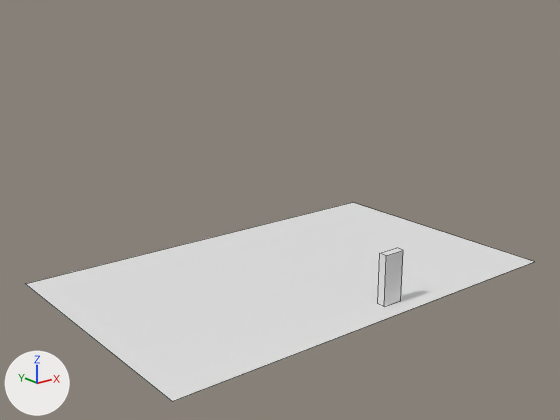
A saved change to the Blender file Blender/MagicalClassroom.blend.
Rendered twice from a 50 mm lens placed at (-16.9, -20.58, 10.72), pointed at (-0.61, -0.22, 2.58). The axes (+X, +Y, +Z) are drawn at lower left. The lights are the same throughout. Mesh edges are drawn as thin lines.

Script lines for the objects in view, before the commit:
```python
me_cube = bpy.data.meshes.new('Cube')
me_cube.from_pydata(...)  # a box spanning x -1.0..1.0, y -1.0..1.0, z 0.0..2.0
me_cube_003 = bpy.data.meshes.new('Cube.003')
me_cube_003.from_pydata(...)  # 44 vertices, 39 faces; spans x 0.0..2.23, y 0.1..5.29, z 1.0..8.73
me_cube_003.polygons.foreach_set('use_smooth', [True] * 39)
me_cube_003.materials.append(mat_wood)  # brown #743912
me_plane_016 = bpy.data.meshes.new('Plane.016')
me_plane_016.from_pydata([(-1.0, -1.0, 0.0), (1.0, -1.0, 0.0), (-1.0, 1.0, 0.0), (1.0, 1.0, 0.0)], [], [(0, 1, 3, 2)])
ob_floor = bpy.data.objects.new('Floor', me_plane_016)
ob_floor.location = (0.0, 0.0, 0.0)
ob_floor.scale = (8.0, 5.0, 1.0)
ob_human = bpy.data.objects.new('Human', me_cube)
ob_human.location = (0.92, -4.16, 0.0)
ob_human.scale = (0.4, 0.15, 0.9)
ob_pillar_blockout_01 = bpy.data.objects.new('Pillar_Blockout_01', me_cube_003)
ob_pillar_blockout_01.location = (0.0, 0.0, 0.0)
_m = ob_pillar_blockout_01.modifiers.new('Mirror', 'MIRROR')
_m.use_axis = (True, True, False)
_m.use_clip = True
ob_pillar_blockout_01.hide_set(True)  # its collection is switched off
```
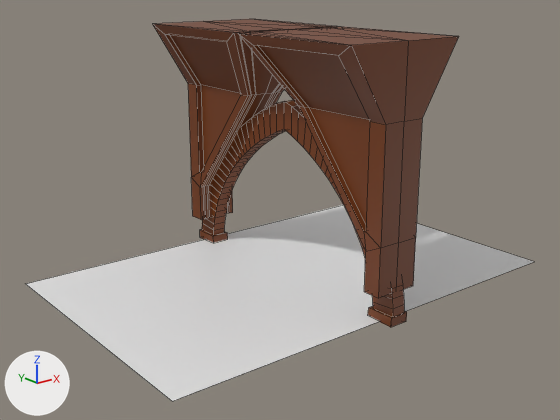
What differs and where, as boxes (x1, y1, x2, y2) in the pictures (560 x 420 px):
'Pillar_Blockout_01', shown (brown): after (153, 19, 459, 298)
'Pillar_Arch_Blockout_01.001', added (brown): after (200, 100, 407, 327)
'Human', unchanged, covered by the edit: before (378, 248, 403, 307)

The change, as a list of edits to the scene's bpy script:
```text
Add me_cube_009:
    me_cube_009.from_pydata(...)  # 220 vertices, 218 faces; spans x -0.35..0.35, y -5.46..5.46, z -0.05..6.34
    me_cube_009.polygons.foreach_set('use_smooth', [True] * 218)
    me_cube_009.materials.append(mat_wood)  # brown #743912
Change ob_pillar_blockout_01:
    remove ob_pillar_blockout_01.hide_set(True)  # its collection is switched off
Add ob_pillar_arch_blockout_01_001:
    ob_pillar_arch_blockout_01_001 = bpy.data.objects.new('Pillar_Arch_Blockout_01.001', me_cube_009)
    ob_pillar_arch_blockout_01_001.location = (0.0, 0.0, 0.0)
```
